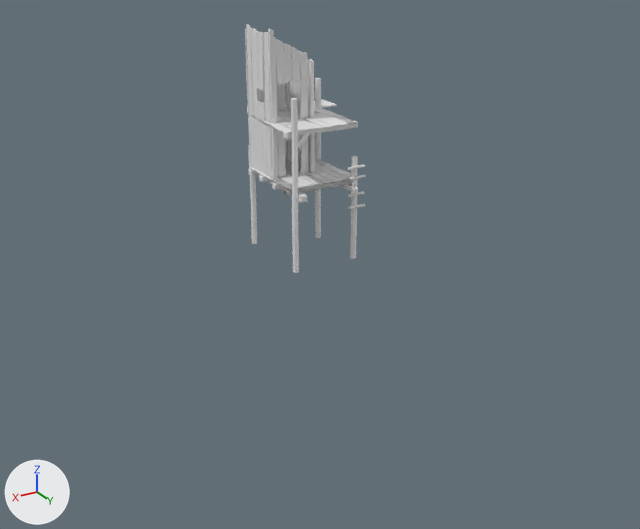
Before and after pictures for a commit that changed the Blender file SeaShack/SeaShack.blend.
Both versions are drawn from a 50 mm camera at (96.5, 170.8, 62.6) aimed at (-3.2, 4.7, -20.5). Every picture has the same lights, and +X, +Y and +Z are marked at lower left.
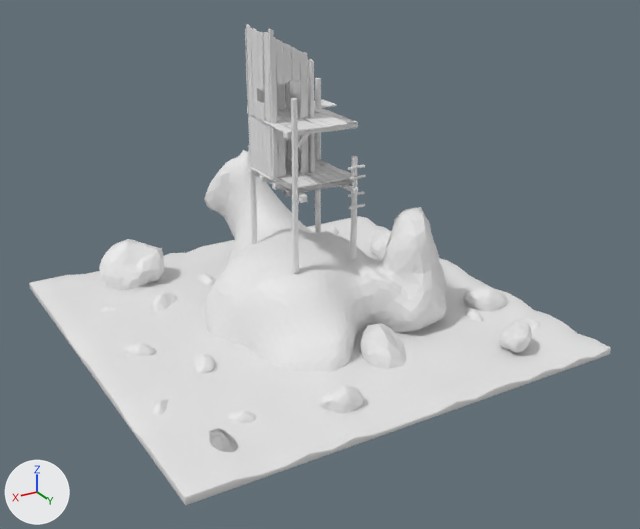
The change, as a list of edits to the scene's bpy script:
```text
Add ob_icosphere_017:
    ob_icosphere_017 = bpy.data.objects.new('Icosphere.017', me_icosphere_018)  # 177 vertices, 350 faces; spans x -1.33..2.81, y -1.53..2.11, z -3.21..0.06
    ob_icosphere_017.location = (-39.0, 20.0, -40.2)
    ob_icosphere_017.rotation_euler = (0.0433, 3.514, 8.358)  # degrees (2.5, 201, 119)
    ob_icosphere_017.scale = (1.51, 1.51, 1.51)
Add ob_icosphere_016:
    ob_icosphere_016 = bpy.data.objects.new('Icosphere.016', me_icosphere_018.copy())
    ob_icosphere_016.location = (-46.8, 29.8, -40.2)
    ob_icosphere_016.rotation_euler = (0.0433, 3.514, 6.347)  # degrees (2.5, 201, 4)
    ob_icosphere_016.scale = (1.51, 1.51, 1.51)
Add ob_icosphere_015:
    ob_icosphere_015 = bpy.data.objects.new('Icosphere.015', me_icosphere_018.copy())
    ob_icosphere_015.location = (10.7, 37.7, -40.7)
    ob_icosphere_015.rotation_euler = (0.0433, 3.514, -2.565)  # degrees (2.5, 201, -147)
    ob_icosphere_015.scale = (2.38, 2.38, 2.38)
Add ob_icosphere_014:
    ob_icosphere_014 = bpy.data.objects.new('Icosphere.014', me_icosphere_018.copy())
    ob_icosphere_014.location = (38.1, -31.2, -41.2)
    ob_icosphere_014.rotation_euler = (0.0433, 3.514, 6.216)  # degrees (2.5, 201, 356)
    ob_icosphere_014.scale = (1.45, 1.45, 1.45)
Add ob_icosphere_013:
    ob_icosphere_013 = bpy.data.objects.new('Icosphere.013', me_icosphere_018.copy())
    ob_icosphere_013.location = (28.6, 6.5, -41.2)
    ob_icosphere_013.rotation_euler = (0.0433, 3.514, 5.239)  # degrees (2.5, 201, 300)
    ob_icosphere_013.scale = (1.89, 1.89, 1.89)
Add ob_icosphere_012:
    ob_icosphere_012 = bpy.data.objects.new('Icosphere.012', me_icosphere_018.copy())
    ob_icosphere_012.location = (38.7, -5.5, -41.2)
    ob_icosphere_012.rotation_euler = (0.0433, 3.514, 3.228)  # degrees (2.5, 201, 185)
    ob_icosphere_012.scale = (1.89, 1.89, 1.89)
Add ob_icosphere_011:
    ob_icosphere_011 = bpy.data.objects.new('Icosphere.011', me_icosphere_018.copy())
    ob_icosphere_011.location = (9.6, -35.3, -40.7)
    ob_icosphere_011.rotation_euler = (0.0433, 3.514, -0.446)  # degrees (2.5, 201, -26)
    ob_icosphere_011.scale = (1.57, 1.57, 1.57)
Add ob_icosphere_010:
    ob_icosphere_010 = bpy.data.objects.new('Icosphere.010', me_icosphere_018.copy())
    ob_icosphere_010.location = (25.3, -26.2, -40.7)
    ob_icosphere_010.rotation_euler = (0.0433, 3.514, 1.295)  # degrees (2.5, 201, 74)
    ob_icosphere_010.scale = (2.01, 2.01, 2.01)
Add ob_icosphere_009:
    ob_icosphere_009 = bpy.data.objects.new('Icosphere.009', me_icosphere_018.copy())
    ob_icosphere_009.location = (26.6, -46.9, -40.7)
    ob_icosphere_009.rotation_euler = (0.0433, 3.514, 0.263)  # degrees (2.5, 201, 15)
    ob_icosphere_009.scale = (4.25, 4.25, 4.25)
Add ob_icosphere_008:
    ob_icosphere_008 = bpy.data.objects.new('Icosphere.008', me_icosphere_018.copy())
    ob_icosphere_008.location = (-37.8, -46.9, -40.7)
    ob_icosphere_008.rotation_euler = (0.0433, 3.514, -1.64)  # degrees (2.5, 201, -94)
    ob_icosphere_008.scale = (1.97, 1.97, 1.97)
Add ob_icosphere_007:
    ob_icosphere_007 = bpy.data.objects.new('Icosphere.007', me_icosphere_018.copy())
    ob_icosphere_007.location = (44.1, 19.8, -40.7)
    ob_icosphere_007.rotation_euler = (0.0433, 3.514, 1.559)  # degrees (2.5, 201, 89)
    ob_icosphere_007.scale = (1.57, 1.57, 1.57)
Add ob_icosphere_006:
    ob_icosphere_006 = bpy.data.objects.new('Icosphere.006', me_icosphere_018.copy())
    ob_icosphere_006.location = (30.7, 31.4, -40.7)
    ob_icosphere_006.rotation_euler = (0.0433, 3.514, 3.301)  # degrees (2.5, 201, 189)
    ob_icosphere_006.scale = (1.57, 1.57, 1.57)
Add ob_icosphere_005:
    ob_icosphere_005 = bpy.data.objects.new('Icosphere.005', me_icosphere_018.copy())
    ob_icosphere_005.location = (38.4, 37.7, -40.7)
    ob_icosphere_005.rotation_euler = (0.0433, 3.514, 2.269)  # degrees (2.5, 201, 130)
    ob_icosphere_005.scale = (1.85, 1.85, 1.85)
Add ob_icosphere_003:
    ob_icosphere_003 = bpy.data.objects.new('Icosphere.003', me_icosphere_018.copy())
    ob_icosphere_003.location = (-46.7, 16.3, -41.8)
    ob_icosphere_003.rotation_euler = (0.0433, 3.514, 3.228)  # degrees (2.5, 201, 185)
    ob_icosphere_003.scale = (2.81, 2.81, 2.81)
Add ob_icosphere_002:
    ob_icosphere_002 = bpy.data.objects.new('Icosphere.002', me_icosphere_018.copy())
    ob_icosphere_002.location = (-8.3, 23.6, -43.5)
    ob_icosphere_002.rotation_euler = (0.0433, 3.514, 1.82)  # degrees (2.5, 201, 104)
    ob_icosphere_002.scale = (3.75, 3.75, 3.75)
Add ob_icosphere_001:
    ob_icosphere_001 = bpy.data.objects.new('Icosphere.001', me_icosphere_018.copy())
    ob_icosphere_001.location = (-37.4, 37.2, -38.1)
    ob_icosphere_001.rotation_euler = (0.0433, 3.514, 4.767)  # degrees (2.5, 201, 273)
    ob_icosphere_001.scale = (2.33, 2.33, 2.33)
Add ob_icosphere:
    ob_icosphere = bpy.data.objects.new('Icosphere', me_icosphere_001)  # 177 vertices, 350 faces; spans x -1.52..2.62, y -1.58..2.06, z -2.18..1.09
    ob_icosphere.location = (-43.7, -24.0, -33.5)
    ob_icosphere.rotation_euler = (0.0, 0.0, 3.836)  # degrees (0, 0, 220)
    ob_icosphere.scale = (3.34, 3.34, 3.34)
Add ob_sand:
    ob_sand = bpy.data.objects.new('Sand', me_cube_104)  # 1336 vertices, 1334 faces; spans x -53.2..53.2, y -53.2..53.2, z -0.5..1.4
    ob_sand.location = (-1.7, -3.5, -37.7)
Add ob_rock1:
    ob_rock1 = bpy.data.objects.new('Rock1', me_icosphere)  # 2532 vertices, 5060 faces; spans x -42.2..21.0, y -32.4..35.3, z -18.1..24.6
    ob_rock1.location = (0.4, -10.0, -27.2)
```

Location of each change, (x1, y1, x2, y2) in pixels of the pictures (640 x 529 px):
'Sand', added: after (29, 216, 611, 505)
'Rock1', added: after (204, 150, 447, 372)
'Icosphere.009', added: after (99, 239, 164, 290)
'Icosphere.002', added: after (360, 323, 406, 369)
'Icosphere.015', added: after (318, 386, 363, 413)
'Icosphere.001', added: after (499, 320, 532, 353)
'Icosphere.003', added: after (463, 287, 508, 311)
'Icosphere.005', added: after (209, 428, 239, 452)
'Icosphere', added: after (370, 230, 391, 259)
'Icosphere.010', added: after (151, 292, 178, 312)
'Icosphere.013', added: after (195, 353, 215, 373)
'Icosphere.012', added: after (123, 343, 157, 356)
'Icosphere.006', added: after (228, 411, 257, 423)
'Icosphere.007', added: after (153, 399, 170, 415)
'Icosphere.017', added: after (466, 308, 484, 321)
'Icosphere.016', added: after (518, 317, 540, 330)
'Icosphere.011', added: after (198, 274, 216, 285)
'Icosphere.008', added: after (323, 225, 338, 235)
'Icosphere.014', added: after (101, 306, 117, 311)
